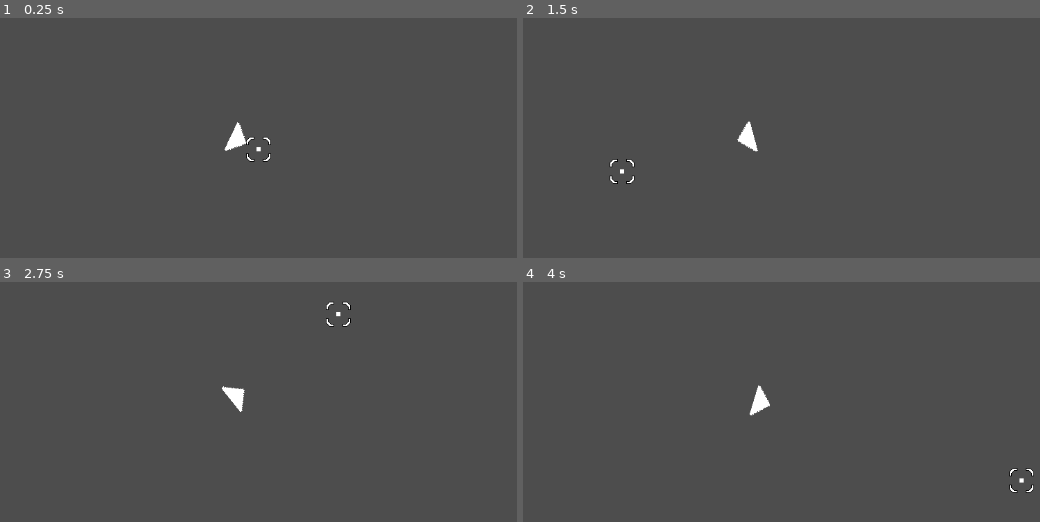
Above: before the commit, frames 1-4 (two rows, left to right).
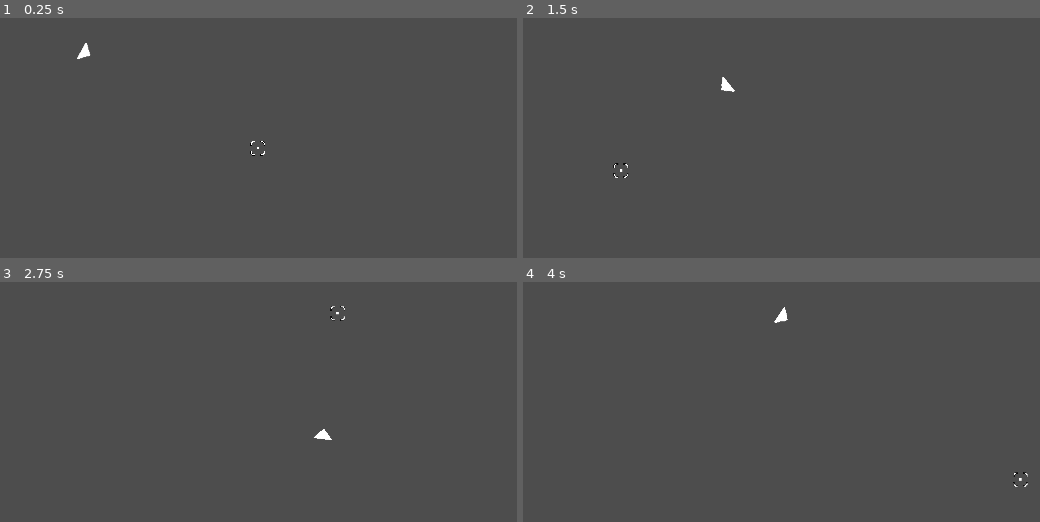
Above: after the commit, the same moments.

Repository: lcrol77/asteroids
Game: Godot game, scene res://main.tscn
The game is run twice, just before and just after one commit, with the same random seed, the same clock (stepped at 60 frames per second) and the same inputs.
Inputs (mouse positions are in pixels of both pictures, inside the frame that each line leads up to):
- Up to frame 1 (0.25 s): no input
- Up to frame 2 (1.5 s): tap Enter at 0.5 s; move the mouse to (957, 123) at 0.52 s; hold D (right, bound only after the commit) 0.53-1.28 s; tap Space at 1.25 s; move the mouse to (621, 169) at 1.27 s; hold S (down, bound only after the commit) from 1.28 s (still down)
- Up to frame 3 (2.75 s): move the mouse to (336, 310) at 2.02 s; release S (down, bound only after the commit) at 2.03 s; hold D (right, bound only after the commit) from 2.03 s (still down)
- Up to frame 4 (4 s): tap Enter at 2.75 s; move the mouse to (740, 500) at 2.77 s; release D (right, bound only after the commit) at 2.78 s; hold W (up, bound only after the commit) 2.78-3.53 s; move the mouse to (1019, 478) at 3.52 s; hold A (left, bound only after the commit) from 3.53 s (still down)

The runs differ from the first frame. In frame 1, 0.5% of the frame differs, in the area x 14-53%, y 10-60%; in frame 2, 0.5%; in frame 3, 0.5%; in frame 4, 0.5%, in the area x 43-99%, y 10-88%.

Commit message:
added player movement

Diff:
--- a/player.gd
+++ b/player.gd
@@ -2,8 +2,15 @@
 
 @onready var crosshair: Sprite2D = %Crosshair
 
+@export var speed = 400
+
 func _ready() -> void:
 	pass
+
+func _physics_process(delta: float) -> void:
+	var direction = Input.get_vector("left", "right", "up", "down")
+	velocity = direction * speed
+	move_and_slide()
 
 func _process(delta: float) -> void:
 	var vec = crosshair.position- position
--- a/project.godot
+++ b/project.godot
@@ -15,6 +15,34 @@
 config/features=PackedStringArray("4.3", "Forward Plus")
 config/icon="res://icon.svg"
 
+[display]
+
+window/size/viewport_width=1920
+window/size/viewport_height=1080
+
+[input]
+
+left={
+"deadzone": 0.5,
+"events": [Object(InputEventKey,"resource_local_to_scene":false,"resource_name":"","device":-1,"window_id":0,"alt_pressed":false,"shift_pressed":false,"ctrl_pressed":false,"meta_pressed":false,"pressed":false,"keycode":0,"physical_keycode":65,"key_label":0,"unicode":97,"location":0,"echo":false,"script":null)
+]
+}
+right={
+"deadzone": 0.5,
+"events": [Object(InputEventKey,"resource_local_to_scene":false,"resource_name":"","device":-1,"window_id":0,"alt_pressed":false,"shift_pressed":false,"ctrl_pressed":false,"meta_pressed":false,"pressed":false,"keycode":0,"physical_keycode":68,"key_label":0,"unicode":100,"location":0,"echo":false,"script":null)
+]
+}
+up={
+"deadzone": 0.5,
+"events": [Object(InputEventKey,"resource_local_to_scene":false,"resource_name":"","device":-1,"window_id":0,"alt_pressed":false,"shift_pressed":false,"ctrl_pressed":false,"meta_pressed":false,"pressed":false,"keycode":0,"physical_keycode":87,"key_label":0,"unicode":119,"location":0,"echo":false,"script":null)
+]
+}
+down={
+"deadzone": 0.5,
+"events": [Object(InputEventKey,"resource_local_to_scene":false,"resource_name":"","device":-1,"window_id":0,"alt_pressed":false,"shift_pressed":false,"ctrl_pressed":false,"meta_pressed":false,"pressed":false,"keycode":0,"physical_keycode":83,"key_label":0,"unicode":115,"location":0,"echo":false,"script":null)
+]
+}
+
 [rendering]
 
 textures/canvas_textures/default_texture_filter=0
